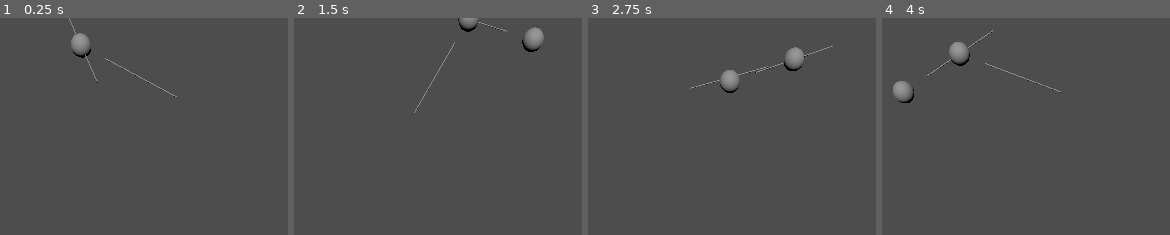
Above: before the commit, frames 1-4 (left to right).
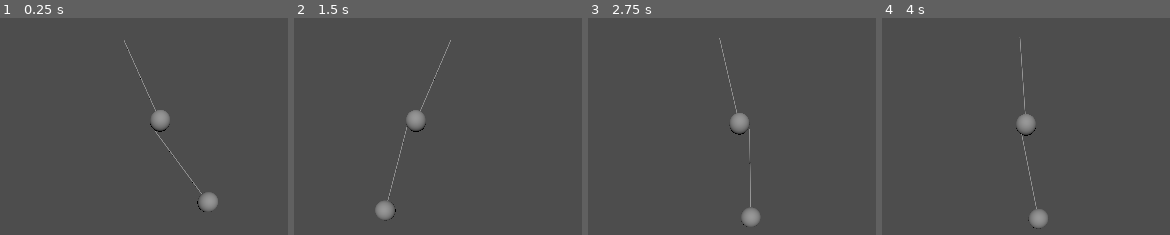
Above: after the commit, the same moments.

Repository: Jannat123665/Group1_Assignment-3
Game: Godot game, scene res://DoublePendulum3D.tscn
Two runs of this game, one before a commit and one after it. Both use one fixed random seed, a clock stepped at 60 frames per second and the inputs below.
Inputs:
- Up to frame 1 (0.25 s): no input
- Up to frame 2 (1.5 s): no input
- Up to frame 3 (2.75 s): no input
- Up to frame 4 (4 s): no input

The runs differ from the first frame. In frame 1, 1.8% of the frame differs, in the area x 23-76%, y 0-90%; in frame 2, 2.0%; in frame 3, 2.2%; in frame 4, 2.3%, in the area x 3-63%, y 5-98%.

Commit message:
Fixing bob in the middle issue
Still need to change the center of mass of the arm so that it swings from the top rather than swinging from the middle.

Diff:
--- a/doublependulum/DoublePendulum3D.tscn
+++ b/doublependulum/DoublePendulum3D.tscn
@@ -21,20 +21,21 @@
 mesh = SubResource("SphereMesh_astre")
 skeleton = NodePath("")
 
-[node name="Arm2" type="Node3D" parent="Arm1"]
-transform = Transform3D(1, 0, 0, 0, 1, 0, 0, 0, 1, 0.00101201, -0.00201106, 1.03325e-05)
-
-[node name="String1" type="MeshInstance3D" parent="Arm1/Arm2"]
-transform = Transform3D(0.005, 0, 0, 0, 0.2, 0, 0, 0, 0.005, 0.00154297, 0.551972, -0.00151759)
-mesh = SubResource("CylinderMesh_1h5y7")
-
-[node name="Bob2" type="MeshInstance3D" parent="Arm1/Arm2"]
-transform = Transform3D(0.1, 0, 0, 0, 0.1, 0, 0, 0, 0.1, 0.00025527, 0.316794, -0.00089931)
-mesh = SubResource("SphereMesh_astre")
-skeleton = NodePath("")
-
 [node name="Camera3D" type="Camera3D" parent="."]
 transform = Transform3D(1, 0, 0, 0, 1, 0, 0, 0, 1, 0, 0.571424, 4.32495)
 
 [node name="DirectionalLight3D" type="DirectionalLight3D" parent="."]
 transform = Transform3D(1, 0, 0, 0, 1, 0, 0, 0, 1, 0, 0.571424, 4.32495)
+
+[node name="Arm2" type="Node3D" parent="."]
+transform = Transform3D(3, 0, 0, 0, 3, 0, 0, 0, 3, 0.00238586, -0.00603318, 0.00126172)
+
+[node name="String2" type="MeshInstance3D" parent="Arm2"]
+transform = Transform3D(0.005, 0, 0, 0, 0.2, 0, 0, 0, 0.005, 0.00154297, 0.551972, -0.00151759)
+sorting_use_aabb_center = false
+mesh = SubResource("CylinderMesh_1h5y7")
+
+[node name="Bob2" type="MeshInstance3D" parent="Arm2"]
+transform = Transform3D(0.1, 0, 0, 0, 0.1, 0, 0, 0, 0.1, 0.00025527, 0.316794, -0.00089931)
+mesh = SubResource("SphereMesh_astre")
+skeleton = NodePath("")
--- a/doublependulum/double_pendulum_3d.gd
+++ b/doublependulum/double_pendulum_3d.gd
@@ -1,8 +1,8 @@
 extends Node3D
 
 var g: float = 9.81 # gravity
-var length1: float = -1.0 # length of the first pendulum arm
-var length2: float = -1.0 # length of the second pendulum arm
+var length1: float = 0.7 # length of the first pendulum arm
+var length2: float = 0.7 # length of the second pendulum arm
 var mass1: float = 1.0 # mass of the first pendulum bob
 var mass2: float = 1.0 # mass of the second pendulum bob
 
@@ -16,19 +16,20 @@
 var bob1: Node3D
 var bob2: Node3D
 
+# Small offset to avoid arm2 being visually stuck inside bob1
+const OFFSET = 0.05
+
 func _ready():
-
 	arm1 = $Arm1/String1
 	bob1 = $Arm1/Bob2
-	arm2 = $Arm1/Arm2/String1
-	bob2 = $Arm1/Arm2/Bob2
+	arm2 = $Arm2/String2
+	bob2 = $Arm2/Bob2
 
 	if arm1 == null or bob1 == null or arm2 == null or bob2 == null:
 		print("Error: One or more nodes are not assigned correctly.")
 		return
 
 func _physics_process(delta):
-
 	var num1 = -g * (2 * mass1 + mass2) * sin(angle1)
 	var num2 = -mass2 * g * sin(angle1 - 2 * angle2)
 	var num3 = -2 * sin(angle1 - angle2) * mass2
@@ -43,7 +44,6 @@
 	denominator = length2 * (2 * mass1 + mass2 - mass2 * cos(2 * angle1 - 2 * angle2))
 	var angle2_acceleration = (num1 * (num2 + num3 + num4)) / denominator
 
-
 	angle1_velocity += angle1_acceleration * delta
 	angle2_velocity += angle2_acceleration * delta
 	angle1 += angle1_velocity * delta
@@ -52,18 +52,19 @@
 	update_pendulum_positions()
 
 func update_pendulum_positions():
-
-	# Calculate bob1 position
+	# Calculate bob1 position based on angle1 and length1
 	var bob1_position = Vector3(length1 * sin(angle1), -length1 * cos(angle1), 0)
 	bob1.global_transform.origin = arm1.global_transform.origin + bob1_position
 
-	# Keep arm1 horizontal (along the X-axis) with angle1
-	arm1.rotation = Vector3(0, 0, angle1) # Arm 1 rotation remains horizontal
+	# Set arm1 rotation to match angle1
+	arm1.rotation_degrees = Vector3(0, 0, angle1 * 180 / PI)
 
-	# Calculate bob2 position
-	arm2.global_transform.origin = bob1.global_transform.origin
+	# Position arm2 exactly at bob1's position, so it connects properly
+	arm2.global_transform.origin = bob1.global_transform.origin + bob1_position
+
+	# Calculate bob2 position based on angle2 and length2
 	var bob2_position = Vector3(length2 * sin(angle2), -length2 * cos(angle2), 0)
 	bob2.global_transform.origin = arm2.global_transform.origin + bob2_position
 
-	# Keep arm2 horizontal (along the X-axis) with angle2
-	arm2.rotation = Vector3(0, 0, angle2) # Arm 2 rotation remains horizontal based on angle2
+	# Set arm2 rotation to match angle2
+	arm2.rotation_degrees = Vector3(0, 0, angle2 * 180 / PI)
Not shown, changed: .DS_Store
Not shown, added: doublependulum/.DS_Store
